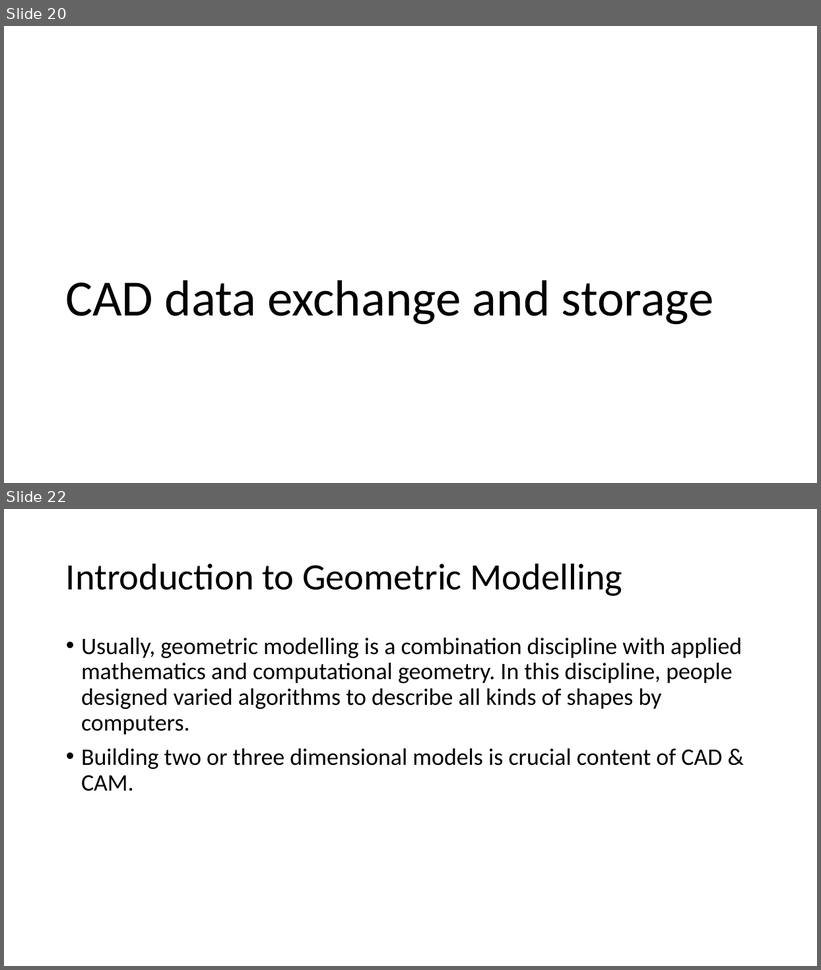
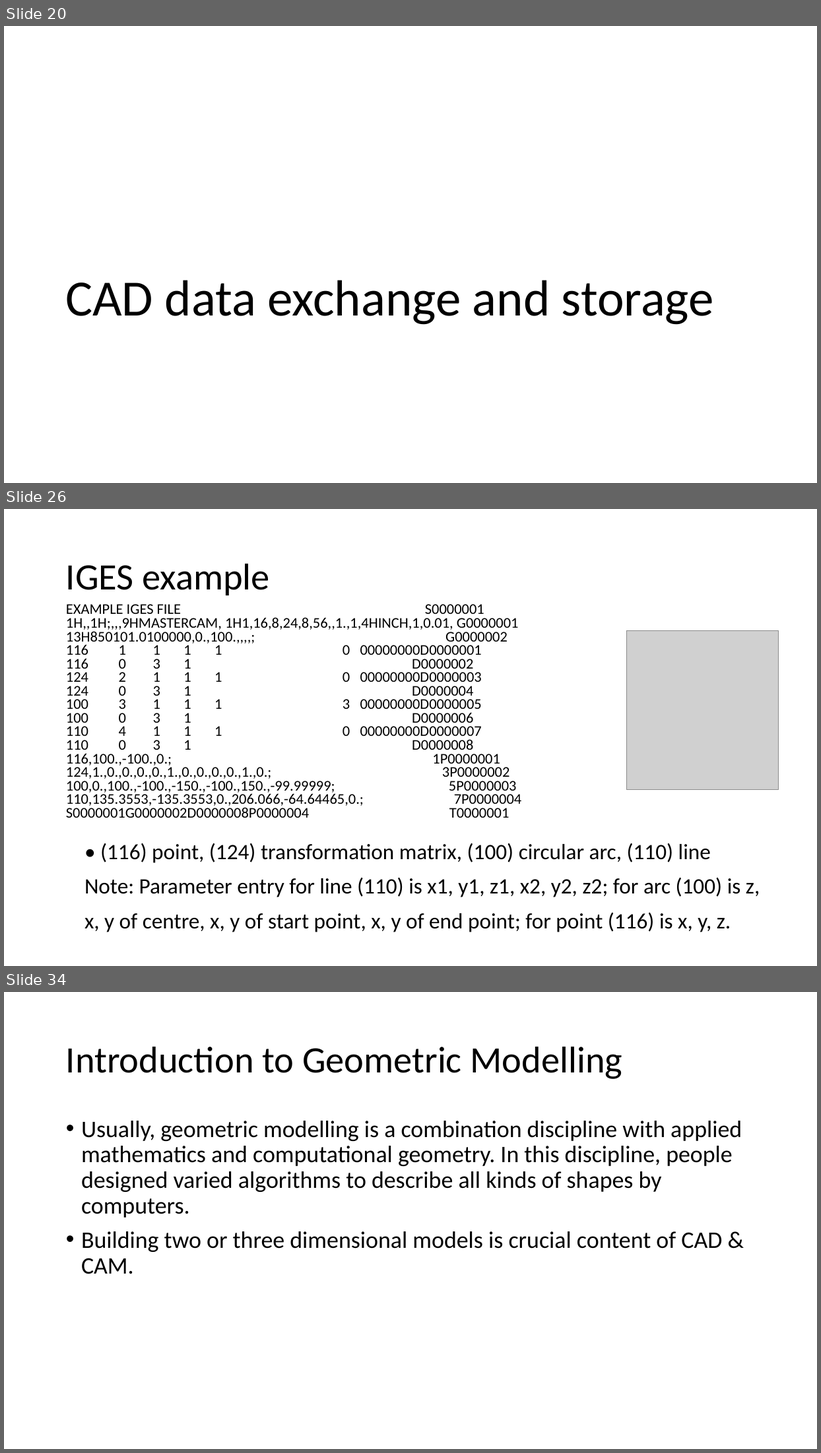
Before and after one commit to Jinny-Ching/cad_cam_course, a slide deck: CAD_CAM.pptx. Shown one above the other, each under a label of ours: slides 20 and 22 before the commit, slides 20, 26 and 34 after it; the slides between them are not shown. The pictures are 821x970 and 821x1453 pixels, drawn with LibreOffice and Linux fonts; fonts in the diff are those of the drawing; grey boxes stand for pictures. Boxes give left, top, right and bottom in pixels: in the first picture for what was removed or moved away, otherwise in the second. Text is boxed around its words. In the diff, an @@ line names an element or a change of style, - is before the commit and + after.

```diff
--- a/CAD_CAM.pptx
+++ b/CAD_CAM.pptx
@@ slide 26 added at [4,509,817,966], background #FFFFFF @@
@@ title added at [66,563,269,595], 44 pt, text #000000 @@
+IGES example
@@ text added at [66,604,522,818], 17.5 pt, text #000000 @@
+EXAMPLE IGES FILE S0000001
+1H,,1H;,,,9HMASTERCAM, 1H1,16,8,24,8,56,,1.,1,4HINCH,1,0.01, G0000001
+13H850101.0100000,0.,100.,,,,; G0000002
+116 1 1 1 1 0 00000000D0000001
+116 0 3 1 D0000002
+124 2 1 1 1 0 00000000D0000003
+124 0 3 1 D0000004
+100 3 1 1 1 3 00000000D0000005
+100 0 3 1 D0000006
+110 4 1 1 1 0 00000000D0000007
+110 0 3 1 D0000008
+116,100.,-100.,0.; 1P0000001
+124,1.,0.,0.,0.,0.,1.,0.,0.,0.,0.,1.,0.; 3P0000002
+100,0.,100.,-100.,-150.,-100.,150.,-99.99999; 5P0000003
+110,135.3553,-135.3553,0.,206.066,-64.64465,0.; 7P0000004
+S0000001G0000002D0000008P0000004 T0000001
@@ picture added at [628,631,780,790] @@
@@ text added at [85,844,760,933], 25.9 pt, text #000000 @@
+• (116) point, (124) transformation matrix, (100) circular arc, (110) line
+Note: Parameter entry for line (110) is x1, y1, z1, x2, y2, z2; for arc (100) is z,
+x, y of centre, x, y of start point, x, y of end point; for point (116) is x, y, z.
@@ what was slide 22 is now slide 34 @@
```
Also in this commit, not shown: 3 slides changed, 12 other slides added.
